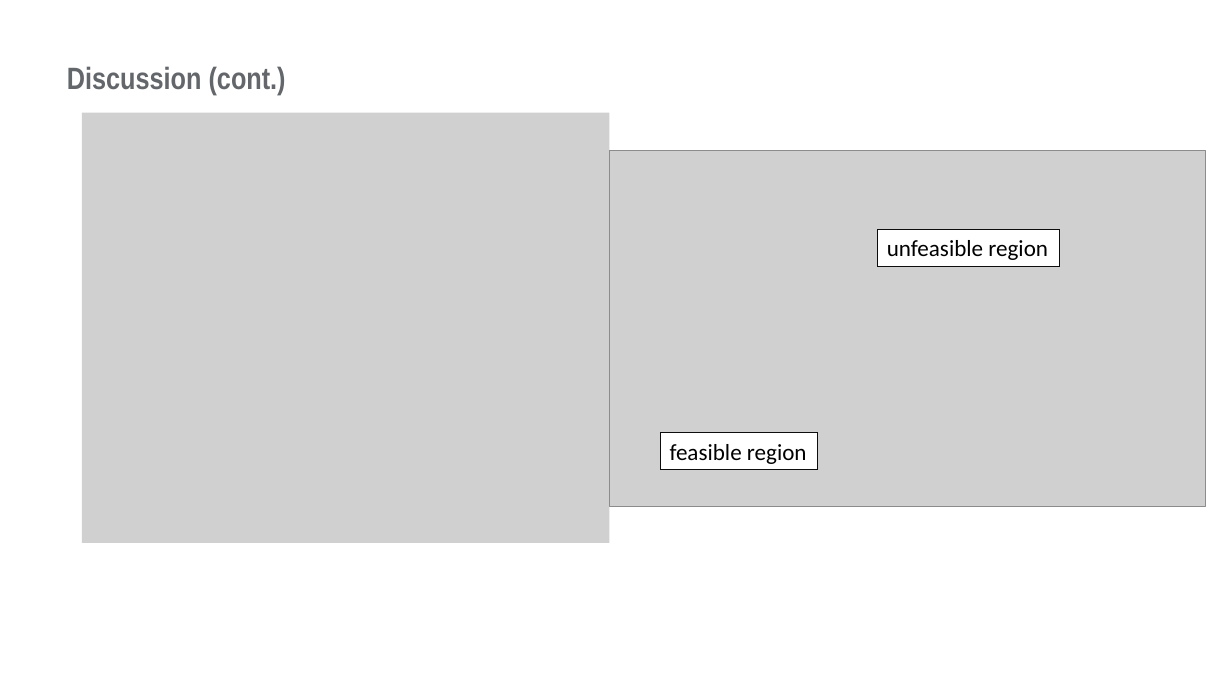
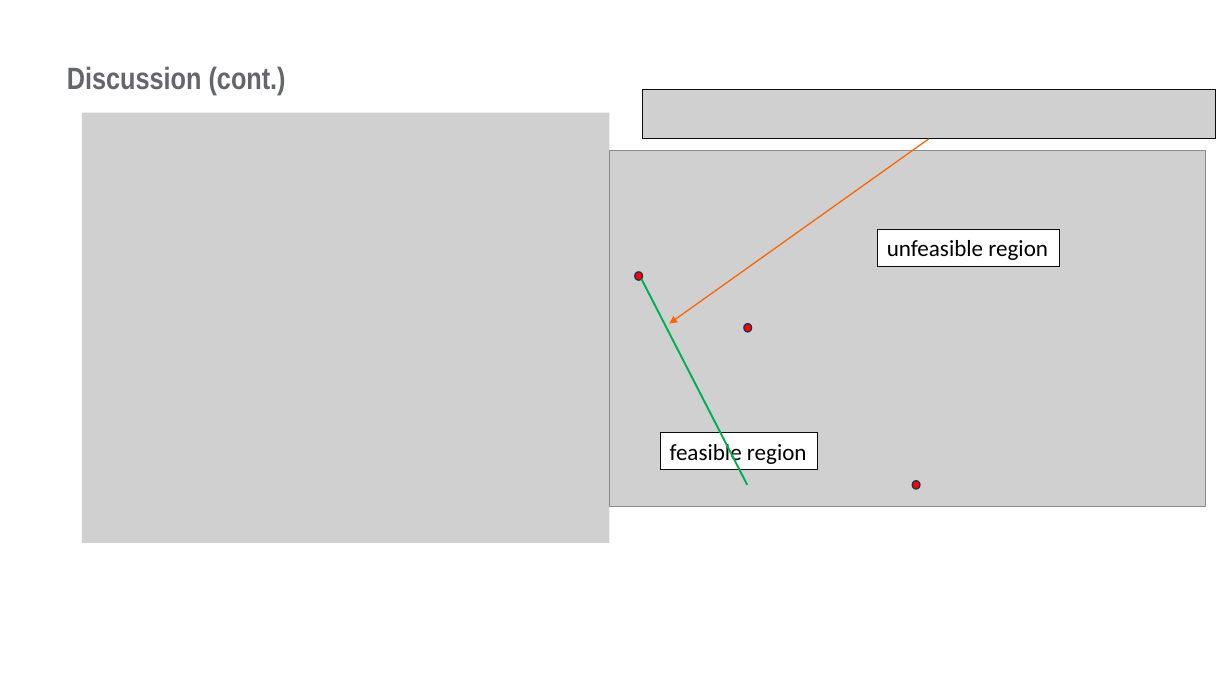
Before and after one commit to vohuynhquangnguyen/portfolio.codes-and-bytes, a slide deck: slide 24 of drafts/memristors/memristor.pptx (slide 11 before the commit). Drawn at 1232x693 pixels with LibreOffice and Linux fonts; fonts in the diff are those of the drawing; grey boxes stand for pictures. Boxes give left, top, right and bottom in pixels: in the first picture for what was removed or moved away, otherwise in the second. Text is boxed around its words. In the diff, an @@ line names an element or a change of style, - is before the commit and + after.

```diff
--- a/drafts/memristors/memristor.pptx
+++ b/drafts/memristors/memristor.pptx
@@ picture added at box(642, 90, 1215, 140) @@
@@ arrow added from (929, 139) to (669, 323), #FB6400 1 pt @@
@@ ellipse added at box(635, 272, 642, 280), fill #FF0000, outline #1E3256 1 pt @@
@@ line added from (641, 279) to (748, 485), #00B050 1.5 pt @@
@@ ellipse added at box(744, 323, 751, 332), fill #FF0000, outline #1E3256 1 pt @@
@@ ellipse added at box(912, 481, 920, 489), fill #FF0000, outline #1E3256 1 pt @@
```
Also in this commit, not shown: 6 other slides changed, 8 slides added, 1 slide removed, 1 other file.
